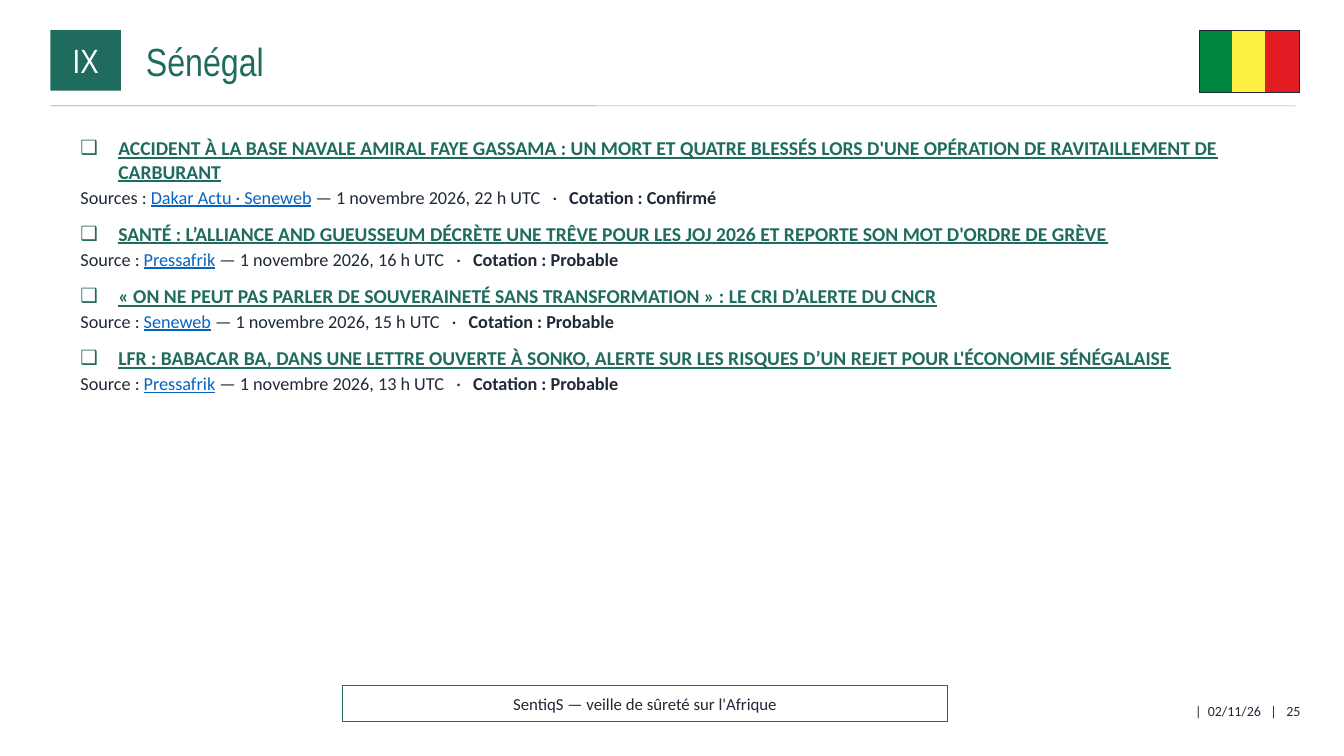
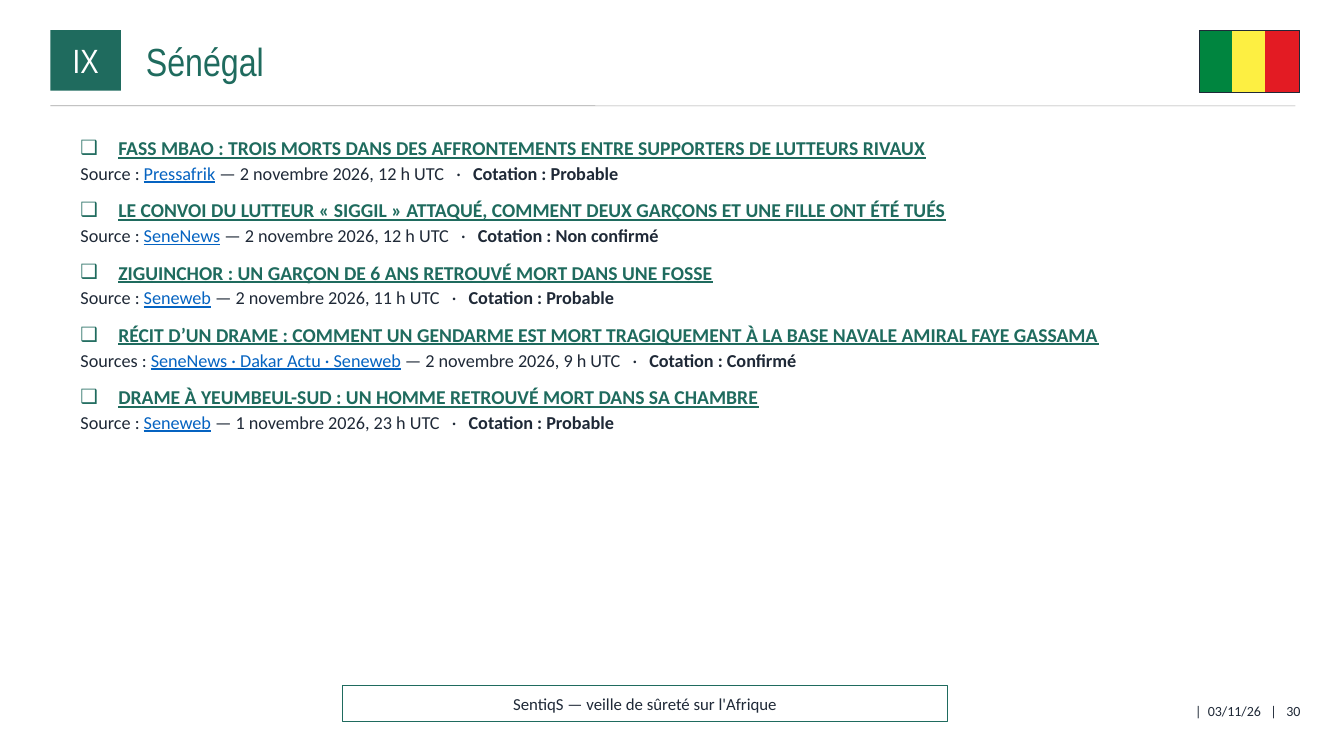
Before and after one commit to ytl1-ops/SentiqS, a slide deck: slide 30 of web/rapports/mensuel/2026-11.pptx (slide 25 before the commit). Drawn at 1344x756 pixels with LibreOffice and Linux fonts; fonts in the diff are those of the drawing. Boxes give left, top, right and bottom in pixels: in the first picture for what was removed or moved away, otherwise in the second. Text is boxed around its words. In the diff, an @@ line names an element or a change of style, - is before the commit and + after.

```diff
--- a/web/rapports/mensuel/2026-11.pptx
+++ b/web/rapports/mensuel/2026-11.pptx
@@ text at <box>80,142,1098,432</box>: text changed @@
-❑ ACCIDENT À LA BASE NAVALE AMIRAL FAYE GASSAMA : UN MORT ET QUATRE BLESSÉS LORS D'UNE OPÉRATION DE RAVITAILLEMENT DE CARBURANT
-  ▪ Sources : Dakar Actu · Seneweb — 1 novembre 2026, 22 h UTC · Cotation : Confirmé
-❑ SANTÉ : L’ALLIANCE AND GUEUSSEUM DÉCRÈTE UNE TRÊVE POUR LES JOJ 2026 ET REPORTE SON MOT D'ORDRE DE GRÈVE
-  ▪ Source : Pressafrik — 1 novembre 2026, 16 h UTC · Cotation : Probable
-❑ « ON NE PEUT PAS PARLER DE SOUVERAINETÉ SANS TRANSFORMATION » : LE CRI D’ALERTE DU CNCR
-  ▪ Source : Seneweb — 1 novembre 2026, 15 h UTC · Cotation : Probable
-❑ LFR : BABACAR BA, DANS UNE LETTRE OUVERTE À SONKO, ALERTE SUR LES RISQUES D’UN REJET POUR L'ÉCONOMIE SÉNÉGALAISE
-  ▪ Source : Pressafrik — 1 novembre 2026, 13 h UTC · Cotation : Probable
+❑ FASS MBAO : TROIS MORTS DANS DES AFFRONTEMENTS ENTRE SUPPORTERS DE LUTTEURS RIVAUX
+  ▪ Source : Pressafrik — 2 novembre 2026, 12 h UTC · Cotation : Probable
+❑ LE CONVOI DU LUTTEUR « SIGGIL » ATTAQUÉ, COMMENT DEUX GARÇONS ET UNE FILLE ONT ÉTÉ TUÉS
+  ▪ Source : SeneNews — 2 novembre 2026, 12 h UTC · Cotation : Non confirmé
+❑ ZIGUINCHOR : UN GARÇON DE 6 ANS RETROUVÉ MORT DANS UNE FOSSE
+  ▪ Source : Seneweb — 2 novembre 2026, 11 h UTC · Cotation : Probable
+❑ RÉCIT D’UN DRAME : COMMENT UN GENDARME EST MORT TRAGIQUEMENT À LA BASE NAVALE AMIRAL FAYE GASSAMA
+  ▪ Sources : SeneNews · Dakar Actu · Seneweb — 2 novembre 2026, 9 h UTC · Cotation : Confirmé
+❑ DRAME À YEUMBEUL-SUD : UN HOMME RETROUVÉ MORT DANS SA CHAMBRE
+  ▪ Source : Seneweb — 1 novembre 2026, 23 h UTC · Cotation : Probable
@@ text at <box>1208,706,1300,717</box>: text changed @@
-| 02/11/26 | 25
+| 03/11/26 | 30
```
Also in this commit, not shown: 25 other slides changed, 6 slides added, 9 other files.
